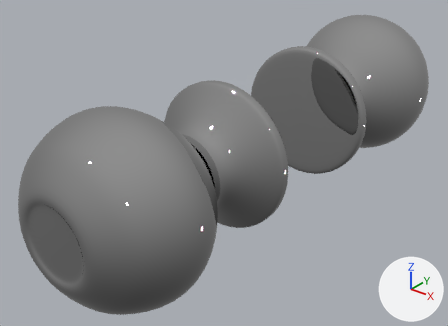
The FBX model Assets/FBX/room/door_knob.fbx as it was, and as the next commit left it.
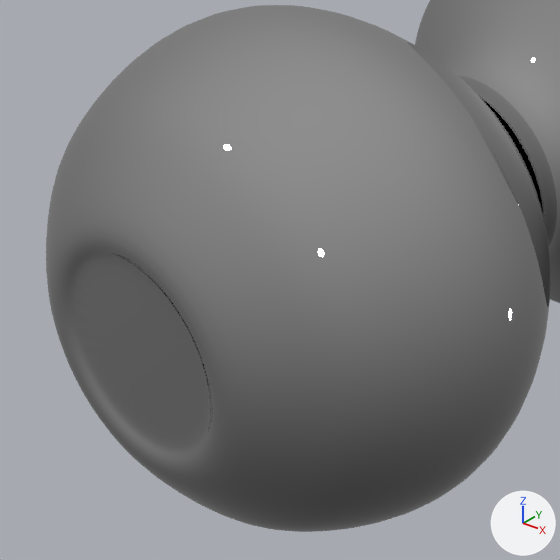
Each version appears first whole from a camera (50 mm lens) standing at (-1.242, 1.201, 1.227) and looking at (-1.422, 1.426, 1.087), and next in a close-up on the part from 0% to 49% of the width and 32% to 100% of the height. The axes (+X, +Y, +Z) are drawn at lower right. The lights are the same throughout. The first two pictures are the older version. Where no turn or scale is listed for an object, it has been applied to the vertices.

Names of what the first close-up shows: 'door_knob'.
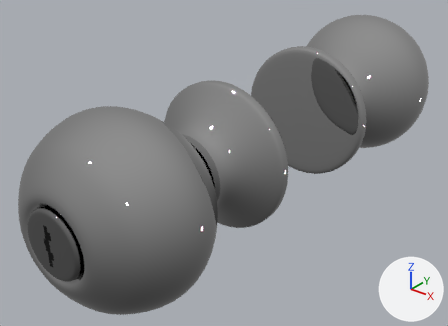
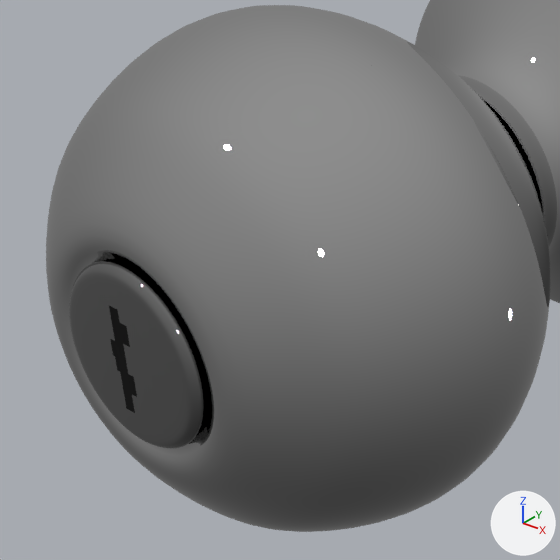
Location of each change, [x1, y1, x2, y2] in pixels of the close-ups (560 x 560 px):
'key_hole', added: after [69, 261, 203, 449]

The change, as a diff of the scene's bpy script:
```diff
--- a/Assets/FBX/room/door_knob.fbx.py
+++ b/Assets/FBX/room/door_knob.fbx.py
@@ img_key_hole_png @@
+img_key_hole_png = load_image('key_hole.png', '../../Materials/keyhole/key_hole.png', 1024, 1024, 'sRGB')
@@ mat_key_hole @@
+mat_key_hole = principled_material('key_hole')
+mat_key_hole.texture = img_key_hole_png
+mat_key_hole.metallic = 1.0
+mat_key_hole.roughness = 0.0
@@ me_mesh_002 @@
+me_mesh_002.from_pydata(...)  # 1794 vertices, 1792 faces; spans x -0.0147..0.0147, y -0.0009..0.0015, z -0.0147..0.0147
+me_mesh_002.materials.append(mat_key_hole)  # picture img_key_hole_png
@@ ob_key_hole @@
+ob_key_hole = bpy.data.objects.new('key_hole', me_mesh_002)
+ob_key_hole.location = (-1.4088, 1.3102, 1.1016)
```
